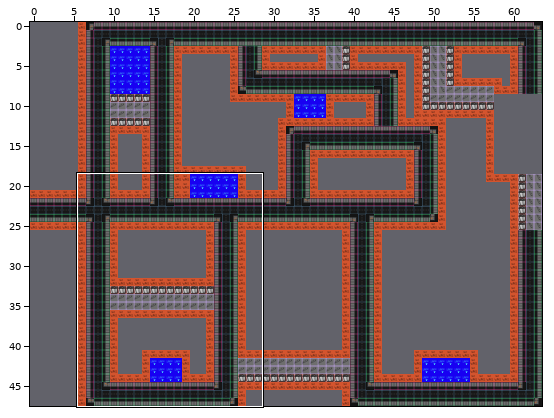
Two versions of a level (Tiled map, map/field-view-1.tmx). Above, an overview of the earlier version with the close-up marked.
Close-up. The starting point:
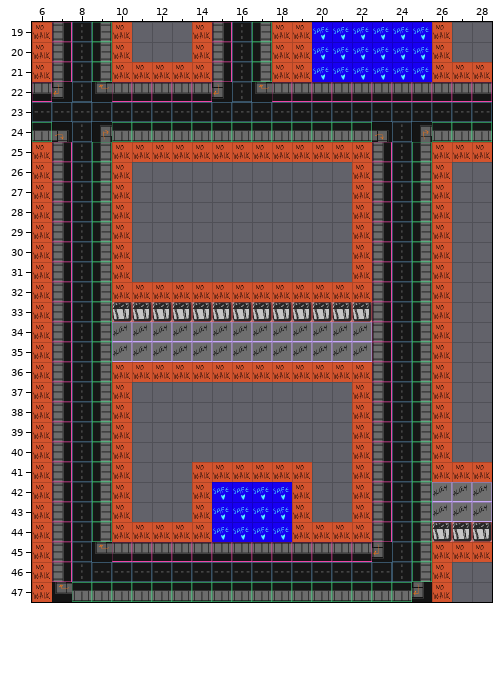
Cells are 50x50 px. Shown: x 6..28, y 19..47. The commit also changed other parts of the map, which this record leaves out. The commit also replaced the tileset; all pictures use the new one.
After the commit:
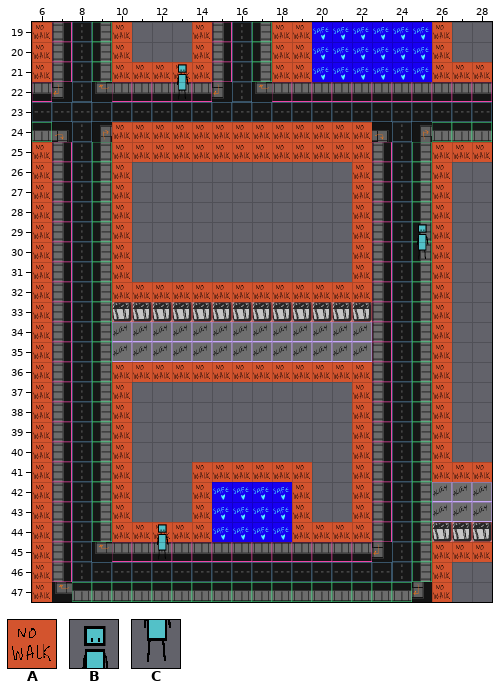
Key: from "placeholder_streettiles-2": A 33; from "placeholderspritesheet_npc": B 1, C 4.
_ is an empty cell.
Tiles of an added or newly shown layer are drawn over the layers below it.
Edits made:
Layer "No Walk/ Home":
The edit adds tile A in row 24 at x 10 to 22.
Layer "Bad" (now shown):
The edit adds tile B in row 21 at x 13; in row 29 at x 25; in row 44 at x 12.
The edit adds tile C in row 22 at x 13; in row 30 at x 25; in row 45 at x 12.
Changed places in both close-ups, as pixel boxes (x1, y1, x2, y2):
added: (177, 64, 189, 99)
added: (112, 122, 372, 142)
added: (417, 224, 429, 259)
added: (157, 524, 169, 559)
